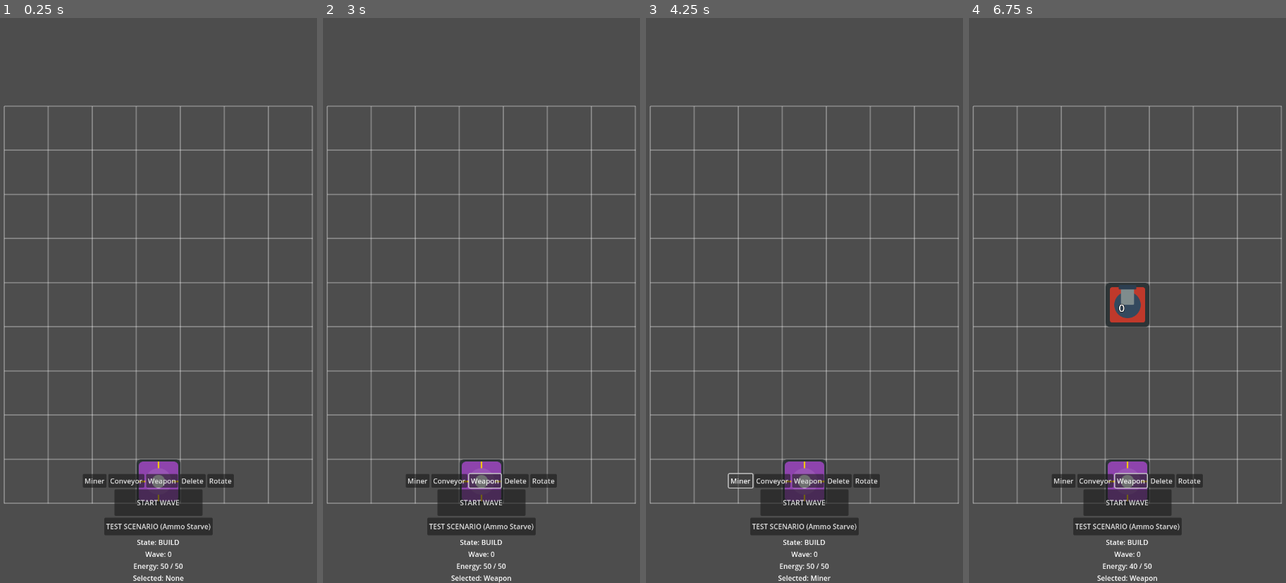
Above: before the commit, frames 1-4 (left to right).
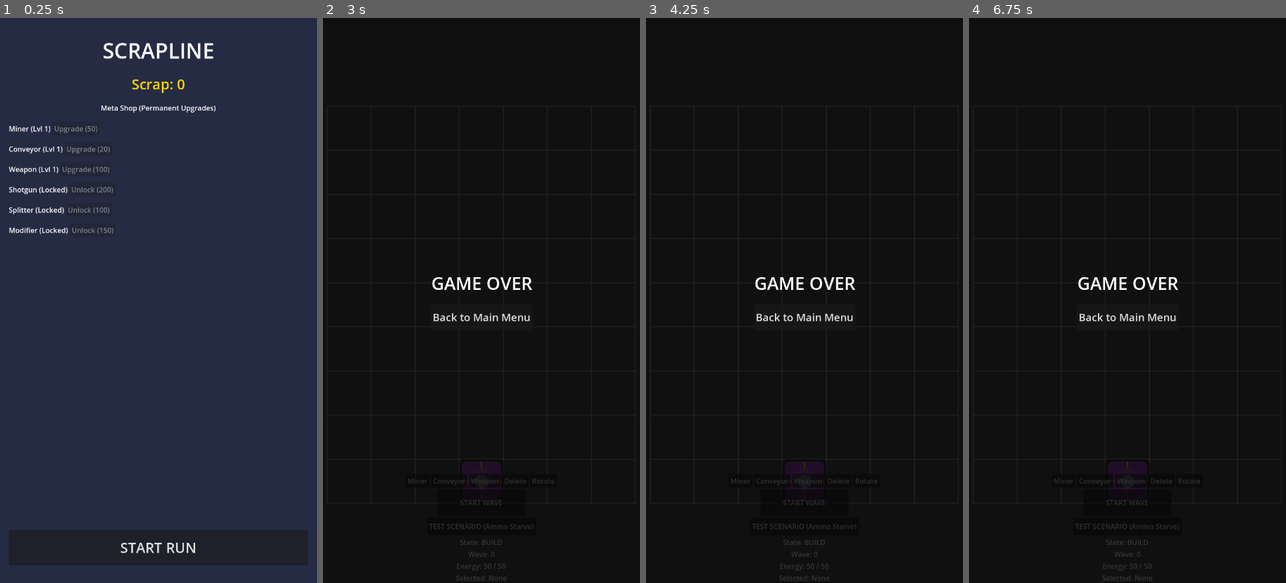
Above: after the commit, the same moments.

Repository: Spacesqueezer/Scrapline
Game: Godot game, scene res://scenes/main_menu.tscn
The game is run twice, just before and just after one commit, with the same random seed, the same clock (stepped at 60 frames per second) and the same inputs. Before the commit the project starts from res://scenes/main.tscn.
Inputs (mouse positions are in pixels of both pictures, inside the frame that each line leads up to):
- Up to frame 1 (0.25 s): no input
- Up to frame 2 (3 s): click (418, 481) at 0.5 s, where only the run before the commit has a clickable "Miner"; click (449, 481) at 1.25 s, where only the run before the commit has a clickable "Conveyor"; click (484, 481) at 2 s, where only the run before the commit has a clickable "Weapon"; click (481, 549) at 2.75 s, where only the run after the commit has a clickable "START RUN"
- Up to frame 3 (4.25 s): click "Miner" at 3.5 s
- Up to frame 4 (6.75 s): click "Conveyor" at 4.25 s; click "Weapon" at 5 s; click (1127, 317) at 5.75 s, where only the run after the commit has a clickable "Back to Main Menu"; click (1127, 549) at 6.5 s, where only the run after the commit has a clickable "START RUN"

The runs differ from the first frame. In frame 1, 97% of the frame differs, in the area x 0-100%, y 0-100%; in frame 2, 100%; in frame 3, 100%; in frame 4, 100%.

Commit message:
feat: Separate meta-progression and in-run progression
* Narrowed Shotgun `firing_arc` to 30.0 degrees for realistic buckshot spread.
* Replaced the end-of-wave building unlocks with Roguelite in-run temporary buffs (+Damage, +Fire Rate, +Pierce, +Core HP) applied via `GameManager`.
* Updated `SaveManager.gd` to handle a dictionary of modules, allowing upgrades with multiple levels instead of just an unlock array.
* Added `MainMenu.tscn` to serve as a Meta-Shop where players spend Scrap between runs to permanently unlock and upgrade buildings (e.g. +10% fire rate, faster conveyors).
* Buildings in `GridManager.gd` now query `SaveManager` upon placement to apply their upgraded meta-level stats.

Co-authored-by: Spacesqueezer <86262998+Spacesqueezer@users.noreply.github.com>

Diff:
--- a/project/project.godot
+++ b/project/project.godot
@@ -13,7 +13,7 @@
 config/name="Scrapline"
 config/description="Compact mobile roguelite about building an automated battle factory."
 config/version="0.1.0"
-run/main_scene="res://scenes/main.tscn"
+run/main_scene="res://scenes/main_menu.tscn"
 config/features=PackedStringArray("4.2", "Mobile")
 config/icon="res://icon.svg"
 
--- /dev/null
+++ b/project/scenes/main_menu.tscn
@@ -0,0 +1,67 @@
+[gd_scene load_steps=2 format=3 uid="uid://main_menu_uid"]
+
+[ext_resource type="Script" path="res://scripts/MainMenu.gd" id="1_mainmenu"]
+
+[node name="MainMenu" type="Control"]
+layout_mode = 3
+anchors_preset = 15
+anchor_right = 1.0
+anchor_bottom = 1.0
+grow_horizontal = 2
+grow_vertical = 2
+script = ExtResource("1_mainmenu")
+
+[node name="ColorRect" type="ColorRect" parent="."]
+layout_mode = 1
+anchors_preset = 15
+anchor_right = 1.0
+anchor_bottom = 1.0
+grow_horizontal = 2
+grow_vertical = 2
+color = Color(0.14902, 0.168627, 0.266667, 1)
+
+[node name="VBoxContainer" type="VBoxContainer" parent="."]
+layout_mode = 1
+anchors_preset = 15
+anchor_right = 1.0
+anchor_bottom = 1.0
+offset_left = 20.0
+offset_top = 40.0
+offset_right = -20.0
+offset_bottom = -40.0
+grow_horizontal = 2
+grow_vertical = 2
+theme_override_constants/separation = 20
+
+[node name="Title" type="Label" parent="VBoxContainer"]
+layout_mode = 2
+theme_override_font_sizes/font_size = 48
+text = "SCRAPLINE"
+horizontal_alignment = 1
+
+[node name="ScrapLabel" type="Label" parent="VBoxContainer"]
+layout_mode = 2
+theme_override_colors/font_color = Color(1, 0.843137, 0, 1)
+theme_override_font_sizes/font_size = 32
+text = "Scrap: 0"
+horizontal_alignment = 1
+
+[node name="Label" type="Label" parent="VBoxContainer"]
+layout_mode = 2
+text = "Meta Shop (Permanent Upgrades)"
+horizontal_alignment = 1
+
+[node name="ScrollContainer" type="ScrollContainer" parent="VBoxContainer"]
+layout_mode = 2
+size_flags_vertical = 3
+
+[node name="ShopContainer" type="VBoxContainer" parent="VBoxContainer/ScrollContainer"]
+layout_mode = 2
+size_flags_horizontal = 3
+theme_override_constants/separation = 15
+
+[node name="StartButton" type="Button" parent="VBoxContainer"]
+custom_minimum_size = Vector2(0, 80)
+layout_mode = 2
+theme_override_font_sizes/font_size = 32
+text = "START RUN"
--- a/project/scripts/BuildMenu.gd
+++ b/project/scripts/BuildMenu.gd
@@ -17,10 +17,13 @@
 var building_buttons: Dictionary = {}
 
 func _ready():
-	# Если есть сохранения, берем разблокированные модули оттуда
-	if SaveManager and SaveManager.save_data.has("unlocked_modules"):
-		# В Godot 4 массивы из JSON нетипизированы (Array), поэтому используем .assign() для Array[String]
-		unlocked_buildings.assign(SaveManager.save_data["unlocked_modules"])
+	# Если есть сохранения, парсим разблокированные модули из новой структуры словаря
+	if SaveManager and SaveManager.save_data.has("modules"):
+		unlocked_buildings.clear()
+		var mods = SaveManager.save_data["modules"]
+		for m_name in mods.keys():
+			if mods[m_name].has("unlocked") and mods[m_name]["unlocked"]:
+				unlocked_buildings.append(m_name)
 
 	# Ensure the UI doesn't block grid clicks where it's transparent
 	mouse_filter = Control.MOUSE_FILTER_IGNORE
--- a/project/scripts/GameManager.gd
+++ b/project/scripts/GameManager.gd
@@ -12,6 +12,13 @@
 var current_wave: int = 0
 var max_energy: int = 50
 var current_energy: int = 50
+
+# Ин-ран баффы (Roguelite модификаторы, действующие до Game Over)
+var run_modifiers: Dictionary = {
+	"dmg_multiplier": 1.0,
+	"fire_rate_multiplier": 1.0,
+	"pierce_chance": 0.0
+}
 
 # Signals
 signal state_changed(new_state: GameState)
@@ -57,13 +64,31 @@
 func _on_reward_selected(reward_id: String):
 	print("Player selected reward: ", reward_id)
 
-	if reward_id != "None" and build_menu:
-		build_menu.unlock_building(reward_id)
+	if reward_id != "None":
+		apply_run_modifier(reward_id)
 
 	if reward_menu:
 		reward_menu.hide()
 
 	change_state(GameState.BUILD)
+
+func apply_run_modifier(reward_id: String):
+	match reward_id:
+		"dmg_up":
+			run_modifiers["dmg_multiplier"] += 0.2
+			print("Run Modifier: Damage +20%. Total Multiplier: ", run_modifiers["dmg_multiplier"])
+		"fire_rate_up":
+			run_modifiers["fire_rate_multiplier"] += 0.15
+			print("Run Modifier: Fire Rate +15%. Total Multiplier: ", run_modifiers["fire_rate_multiplier"])
+		"pierce_chance":
+			run_modifiers["pierce_chance"] += 0.10
+			print("Run Modifier: Pierce Chance +10%. Total: ", run_modifiers["pierce_chance"])
+		"core_hp":
+			if grid_manager and grid_manager.core_building:
+				grid_manager.core_building.max_hp += 50
+				grid_manager.core_building.hp += 50
+				grid_manager.core_building.queue_redraw()
+				print("Run Modifier: Core HP +50. New Max: ", grid_manager.core_building.max_hp)
 
 func _on_ui_test_scenario():
 	if current_state != GameState.BUILD or not grid_manager:
--- a/project/scripts/GameOverMenu.gd
+++ b/project/scripts/GameOverMenu.gd
@@ -1,12 +1,16 @@
-class_name GameOverMenu
 extends Control
 
-@onready var restart_button = $VBoxContainer/RestartButton
+func _ready():
+	var btn = $VBoxContainer/RestartButton
+	if btn:
+		# Переписываем логику: теперь при проигрыше мы идем в Главное меню
+		if btn.pressed.is_connected(_on_restart):
+			btn.pressed.disconnect(_on_restart)
+		btn.text = "Back to Main Menu"
+		btn.pressed.connect(_go_to_main_menu)
 
-func _ready():
-	hide()
-	restart_button.pressed.connect(_on_restart_pressed)
+func _go_to_main_menu():
+	get_tree().change_scene_to_file("res://scenes/main_menu.tscn")
 
-func _on_restart_pressed():
-	# Перезагружаем текущую сцену
+func _on_restart():
 	get_tree().reload_current_scene()
--- a/project/scripts/GridManager.gd
+++ b/project/scripts/GridManager.gd
@@ -92,7 +92,8 @@
 		"Weapon":
 			new_building = WeaponBuilding.new()
 			var w_data = WeaponData.new()
-			w_data.fire_rate = 2.0
+			var lvl = SaveManager.get_module_level("Weapon") if SaveManager else 1
+			w_data.fire_rate = 2.0 * (1.0 + (lvl - 1) * 0.1) # +10% скорострельности за уровень
 			w_data.range = 500.0
 			new_building.setup_weapon(w_data, grid_pos)
 			new_building.facing_direction = Vector2i.UP
@@ -100,10 +101,11 @@
 		"Shotgun":
 			new_building = WeaponBuilding.new()
 			var w_data = WeaponData.new()
+			var lvl = SaveManager.get_module_level("Shotgun") if SaveManager else 1
 			w_data.fire_rate = 1.0
 			w_data.range = 250.0
-			w_data.firing_arc = 90.0
-			w_data.projectiles_per_shot = 3
+			w_data.firing_arc = 30.0 # Сужаем конус до 30 градусов
+			w_data.projectiles_per_shot = 3 + (lvl - 1) # +1 пуля за каждый уровень
 			new_building.setup_weapon(w_data, grid_pos)
 			new_building.facing_direction = Vector2i.UP
 			new_building.on_fire.connect(_on_weapon_fire)
--- /dev/null
+++ b/project/scripts/MainMenu.gd
@@ -0,0 +1,62 @@
+extends Control
+
+@onready var scrap_label = $VBoxContainer/ScrapLabel
+@onready var shop_container = $VBoxContainer/ScrollContainer/ShopContainer
+@onready var start_button = $VBoxContainer/StartButton
+
+var module_costs = {
+	"Miner": {"unlock": 0, "upgrade": 50},
+	"Conveyor": {"unlock": 0, "upgrade": 20},
+	"Weapon": {"unlock": 0, "upgrade": 100},
+	"Shotgun": {"unlock": 200, "upgrade": 150},
+	"Splitter": {"unlock": 100, "upgrade": 50},
+	"Modifier": {"unlock": 150, "upgrade": 100}
+}
+
+func _ready():
+	start_button.pressed.connect(_on_start_pressed)
+	update_ui()
+
+func update_ui():
+	if SaveManager:
+		scrap_label.text = "Scrap: " + str(SaveManager.save_data["total_scrap"])
+
+	# Clear shop container
+	for child in shop_container.get_children():
+		child.queue_free()
+
+	# Populate shop
+	for m_name in module_costs.keys():
+		var hbox = HBoxContainer.new()
+
+		var name_lbl = Label.new()
+
+		var action_btn = Button.new()
+		var is_unlocked = SaveManager.is_module_unlocked(m_name)
+		var lvl = SaveManager.get_module_level(m_name)
+
+		if not is_unlocked:
+			name_lbl.text = m_name + " (Locked)"
+			var cost = module_costs[m_name]["unlock"]
+			action_btn.text = "Unlock (" + str(cost) + ")"
+			action_btn.disabled = (SaveManager.save_data["total_scrap"] < cost)
+			action_btn.pressed.connect(func():
+				if SaveManager.unlock_module(m_name, cost):
+					update_ui()
+			)
+		else:
+			name_lbl.text = m_name + " (Lvl " + str(lvl) + ")"
+			var up_cost = module_costs[m_name]["upgrade"] * lvl
+			action_btn.text = "Upgrade (" + str(up_cost) + ")"
+			action_btn.disabled = (SaveManager.save_data["total_scrap"] < up_cost)
+			action_btn.pressed.connect(func():
+				if SaveManager.upgrade_module(m_name, up_cost):
+					update_ui()
+			)
+
+		hbox.add_child(name_lbl)
+		hbox.add_child(action_btn)
+		shop_container.add_child(hbox)
+
+func _on_start_pressed():
+	get_tree().change_scene_to_file("res://scenes/main.tscn")
--- a/project/scripts/RewardMenu.gd
+++ b/project/scripts/RewardMenu.gd
@@ -10,11 +10,12 @@
 
 var current_options: Array[String] = []
 
-# Полный список возможных наград-зданий (то, что не дается на старте)
-var possible_rewards: Array[String] = [
-	"Modifier",
-	"Splitter",
-	"Shotgun"
+# Список локальных баффов (Roguelite-элементы на 1 забег)
+var possible_rewards: Array[Dictionary] = [
+	{"id": "dmg_up", "text": "+20% Damage"},
+	{"id": "fire_rate_up", "text": "+15% Fire Rate"},
+	{"id": "core_hp", "text": "+50 Core HP"},
+	{"id": "pierce_chance", "text": "10% Pierce Chance"}
 ]
 
 func _ready():
@@ -27,40 +28,41 @@
 func generate_and_show_draft(unlocked_buildings: Array[String] = []):
 	current_options.clear()
 
-	# Фильтруем возможные награды, оставляя только те, которых еще нет в unlocked_buildings
-	var filtered_rewards = []
-	for reward in possible_rewards:
-		if reward not in unlocked_buildings:
-			filtered_rewards.append(reward)
+	# Перемешиваем баффы
+	var shuffled_rewards = possible_rewards.duplicate()
+	shuffled_rewards.shuffle()
 
-	# Перемешиваем
-	filtered_rewards.shuffle()
-
-	# Берем до 3 уникальных карточек
-	for i in range(min(3, filtered_rewards.size())):
-		current_options.append(filtered_rewards[i])
+	# Берем до 3 уникальных карточек баффов
+	for i in range(min(3, shuffled_rewards.size())):
+		current_options.append(shuffled_rewards[i]["id"])
 
 	# Настраиваем UI кнопок
 	if current_options.size() > 0:
-		card1.text = "Unlock: " + current_options[0]
+		card1.text = _get_reward_text(current_options[0])
 		card1.show()
 	else:
 		card1.hide()
 
 	if current_options.size() > 1:
-		card2.text = "Unlock: " + current_options[1]
+		card2.text = _get_reward_text(current_options[1])
 		card2.show()
 	else:
 		card2.hide()
 
 	if current_options.size() > 2:
-		card3.text = "Unlock: " + current_options[2]
+		card3.text = _get_reward_text(current_options[2])
 		card3.show()
 	else:
 		card3.hide()
 
 	show()
 
+func _get_reward_text(id: String) -> String:
+	for r in possible_rewards:
+		if r["id"] == id:
+			return r["text"]
+	return "Unknown Buff"
+
 func _select_reward(index: int):
 	if index < current_options.size():
 		on_reward_selected.emit(current_options[index])
--- a/project/scripts/SaveManager.gd
+++ b/project/scripts/SaveManager.gd
@@ -5,7 +5,15 @@
 var save_data = {
 	"total_scrap": 0,
 	"max_wave_reached": 0,
-	"unlocked_modules": ["Miner", "Conveyor", "Weapon"]
+	# Изменяем структуру на словарь для поддержки уровней улучшений
+	"modules": {
+		"Miner": {"unlocked": true, "level": 1},
+		"Conveyor": {"unlocked": true, "level": 1},
+		"Weapon": {"unlocked": true, "level": 1},
+		"Shotgun": {"unlocked": false, "level": 0},
+		"Splitter": {"unlocked": false, "level": 0},
+		"Modifier": {"unlocked": false, "level": 0}
+	}
 }
 
 func _ready():
@@ -53,3 +61,34 @@
 	if wave > save_data["max_wave_reached"]:
 		save_data["max_wave_reached"] = wave
 		save_to_disk()
+
+# Новые методы для управления Мета-магазином
+func is_module_unlocked(module_name: String) -> bool:
+	if save_data["modules"].has(module_name):
+		return save_data["modules"][module_name]["unlocked"]
+	return false
+
+func get_module_level(module_name: String) -> int:
+	if save_data["modules"].has(module_name):
+		return save_data["modules"][module_name]["level"]
+	return 0
+
+func unlock_module(module_name: String, cost: int) -> bool:
+	if save_data["total_scrap"] >= cost and not is_module_unlocked(module_name):
+		save_data["total_scrap"] -= cost
+		if not save_data["modules"].has(module_name):
+			save_data["modules"][module_name] = {"unlocked": true, "level": 1}
+		else:
+			save_data["modules"][module_name]["unlocked"] = true
+			save_data["modules"][module_name]["level"] = 1
+		save_to_disk()
+		return true
+	return false
+
+func upgrade_module(module_name: String, cost: int) -> bool:
+	if save_data["total_scrap"] >= cost and is_module_unlocked(module_name):
+		save_data["total_scrap"] -= cost
+		save_data["modules"][module_name]["level"] += 1
+		save_to_disk()
+		return true
+	return false
--- a/project/scripts/WeaponBuilding.gd
+++ b/project/scripts/WeaponBuilding.gd
@@ -55,7 +55,13 @@
 
 	if not can_fire:
 		timer += delta
-		if weapon_data and timer >= (1.0 / weapon_data.fire_rate):
+
+		var current_fire_rate = weapon_data.fire_rate if weapon_data else 1.0
+		var gm = get_node_or_null("/root/Main/GameManager")
+		if gm and gm.run_modifiers.has("fire_rate_multiplier"):
+			current_fire_rate *= gm.run_modifiers["fire_rate_multiplier"]
+
+		if current_fire_rate > 0 and timer >= (1.0 / current_fire_rate):
 			can_fire = true
 			timer = 0.0
 
@@ -105,7 +111,21 @@
 				current_target = null
 				hit_point = raycast_result["point"]
 
-		on_fire.emit(payload_to_fire, global_position, current_target, hit_point)
+		# Применяем ин-ран баффы урона и пробития к Payload перед выстрелом
+		var gm = get_node_or_null("/root/Main/GameManager")
+		var p_clone = Payload.new(payload_to_fire.base_type, payload_to_fire.base_damage)
+		p_clone.tags = payload_to_fire.tags.duplicate()
+
+		if gm:
+			if gm.run_modifiers.has("dmg_multiplier"):
+				p_clone.base_damage *= gm.run_modifiers["dmg_multiplier"]
+
+			if gm.run_modifiers.has("pierce_chance") and gm.run_modifiers["pierce_chance"] > 0:
+				if randf() <= gm.run_modifiers["pierce_chance"]:
+					if "Pierce" not in p_clone.tags:
+						p_clone.tags.append("Pierce")
+
+		on_fire.emit(p_clone, global_position, current_target, hit_point)
 
 	_update_ammo_label()
 
